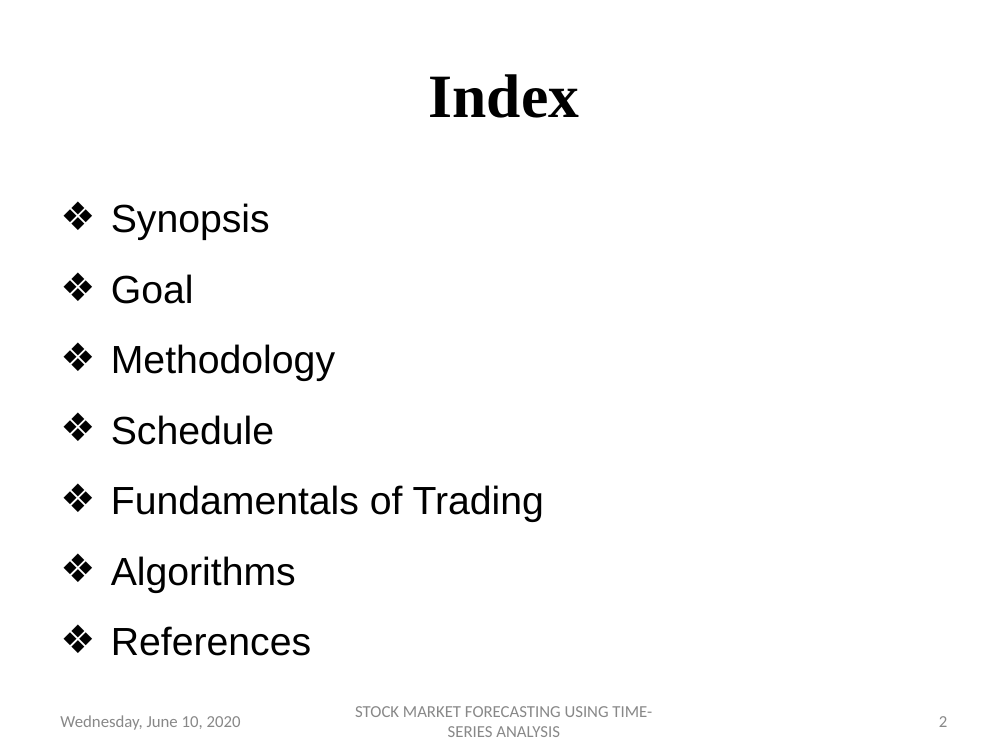
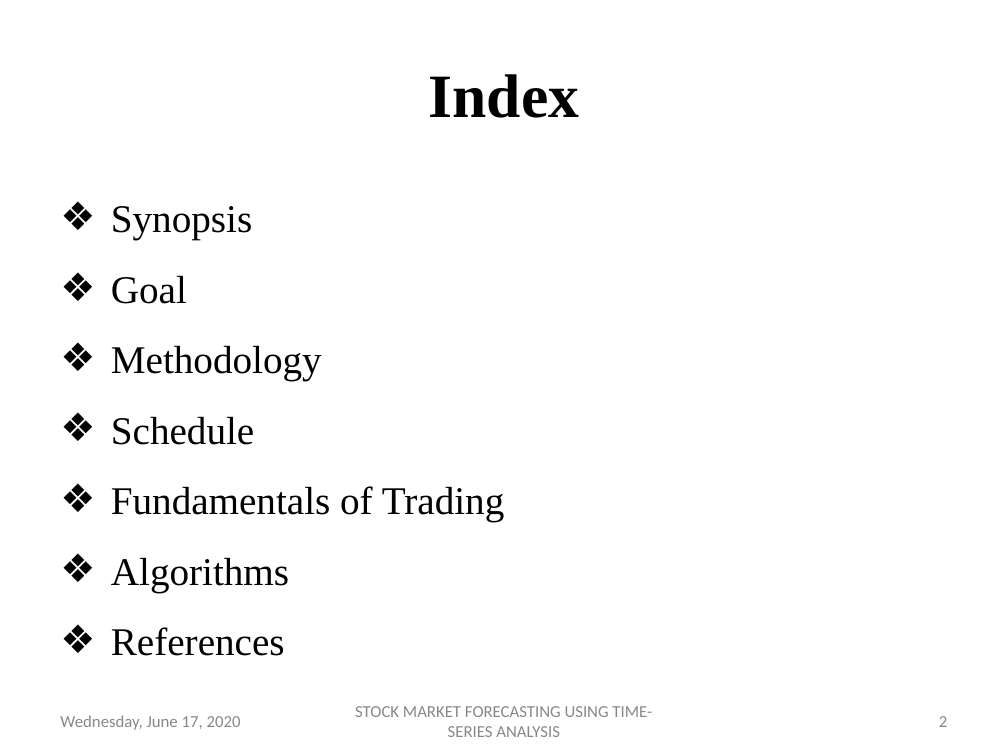
Before and after one commit to dipanshuagarwal/Stock-Market-Forecasting, a slide deck: slide 2 of Meetings/TIP - 10-06-2020.pptx. Drawn at 1008x756 pixels with LibreOffice and Linux fonts; fonts in the diff are those of the drawing; background and template pictures are left out. Boxes give left, top, right and bottom in pixels: in the first picture for what was removed or moved away, otherwise in the second. Text is boxed around its words. In the diff, an @@ line names an element or a change of style, - is before the commit and + after.

```diff
--- a/Meetings/TIP - 10-06-2020.pptx
+++ b/Meetings/TIP - 10-06-2020.pptx
@@ text "Synopsis" at [111, 206, 505, 656]: font Arial to Times New Roman @@
@@ text at [60, 715, 241, 730]: text changed @@
-Wednesday, June 10, 2020
+Wednesday, June 17, 2020
```
Also in this commit, not shown: 22 other slides changed, 7 other files.
